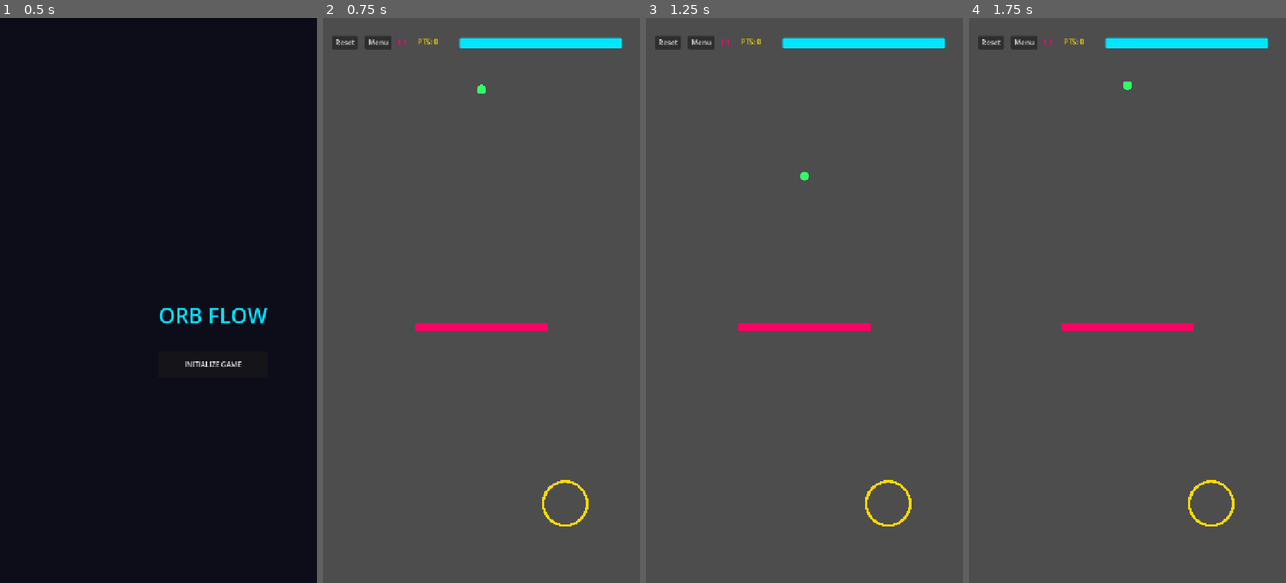
Above: before the commit, frames 1-4 (left to right).
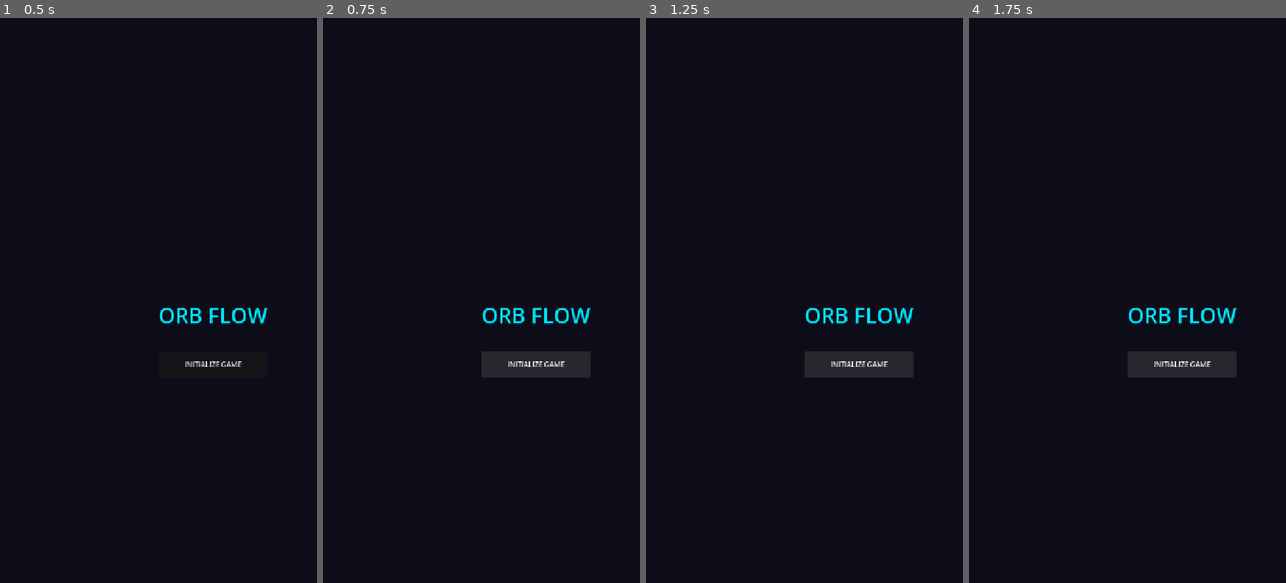
Above: after the commit, the same moments.

Repository: aghielaan22/orb-flow
Game: Godot game, scene res://menu.tscn
The game is run twice, just before and just after one commit, with the same random seed, the same clock (stepped at 60 frames per second) and the same inputs.
Inputs (mouse positions are in pixels of both pictures, inside the frame that each line leads up to):
- Up to frame 1 (0.5 s): no input
- Up to frame 2 (0.75 s): click "INITIALIZE GAME" at 0.5 s
- Up to frame 3 (1.25 s): no input
- Up to frame 4 (1.75 s): click (1181, 362) at 1.25 s, where only the run after the commit has a clickable "INITIALIZE GAME"

Frame 1 is identical in both runs. In frame 2, 100% of the frame differs, in the area x 0-100%, y 0-100%; in frame 3, 100%; in frame 4, 100%.

Commit message:
Remove unused ext_resource from main.tscn
Removed unused external resource reference for main.gd.

Diff:
--- a/main.tscn
+++ b/main.tscn
@@ -1,6 +1,4 @@
 [gd_scene format=3 uid="uid://8eukhtnmdwpu"]
-
-[ext_resource type="Script" uid="uid://dnmxgfk35x74w" path="res://main.gd" id="1_ig7tw"]
 
 [node name="Main" type="Node2D" unique_id=1286502063]
 script = ExtResource("1_ig7tw")
